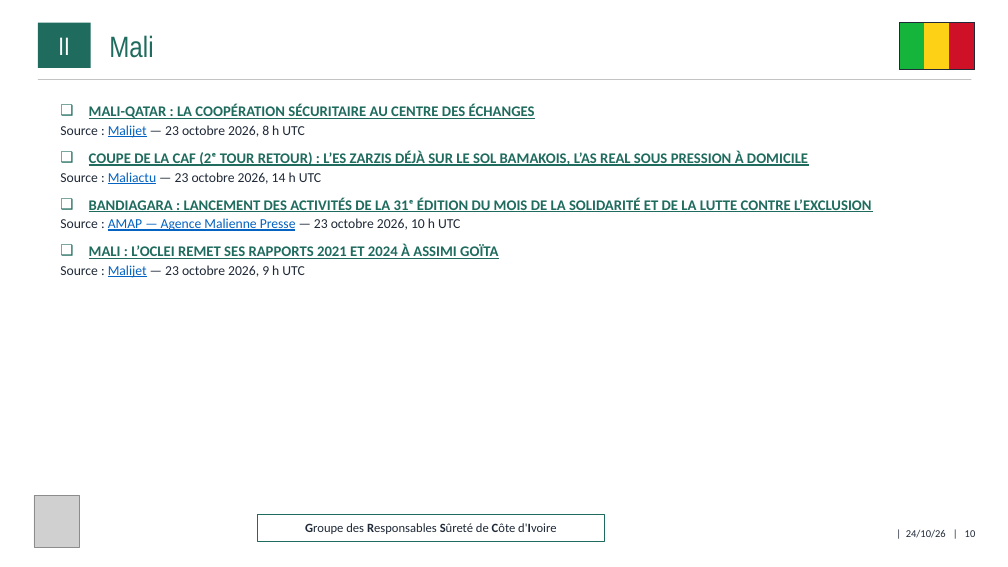
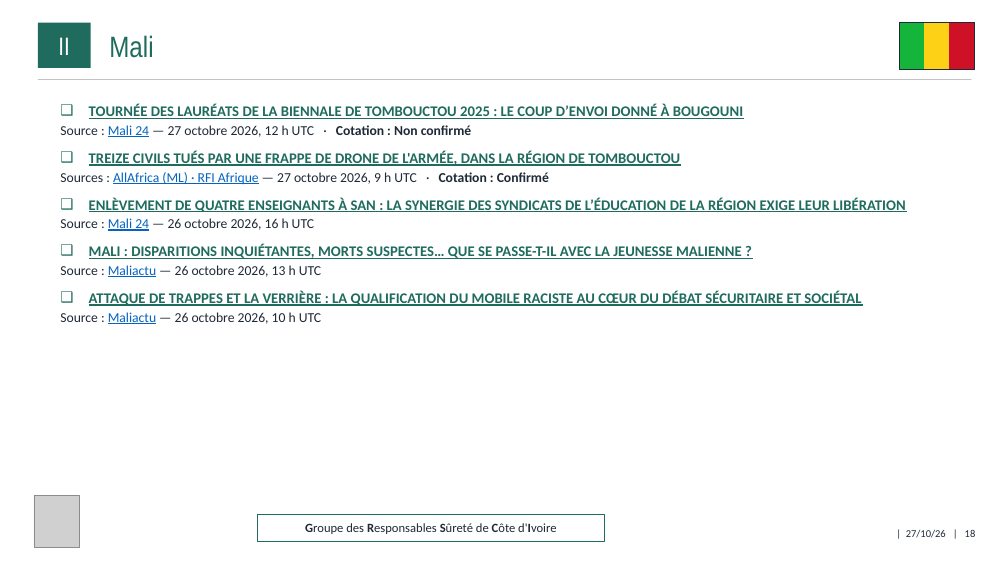
Before and after one commit to ytl1-ops/SentiqS, a slide deck: slide 18 of web/rapports/GRSCI/2026-10.pptx (slide 10 before the commit). Drawn at 1008x567 pixels with LibreOffice and Linux fonts; fonts in the diff are those of the drawing; grey boxes stand for pictures. Boxes give left, top, right and bottom in pixels: in the first picture for what was removed or moved away, otherwise in the second. Text is boxed around its words. In the diff, an @@ line names an element or a change of style, - is before the commit and + after.

```diff
--- a/web/rapports/GRSCI/2026-10.pptx
+++ b/web/rapports/GRSCI/2026-10.pptx
@@ text at [60, 104, 905, 324]: text changed @@
-❑ MALI-QATAR : LA COOPÉRATION SÉCURITAIRE AU CENTRE DES ÉCHANGES
-  ▪ Source : Malijet — 23 octobre 2026, 8 h UTC
-❑ COUPE DE LA CAF (2ᵉ TOUR RETOUR) : L’ES ZARZIS DÉJÀ SUR LE SOL BAMAKOIS, L’AS REAL SOUS PRESSION À DOMICILE
-  ▪ Source : Maliactu — 23 octobre 2026, 14 h UTC
-❑ BANDIAGARA : LANCEMENT DES ACTIVITÉS DE LA 31ᵉ ÉDITION DU MOIS DE LA SOLIDARITÉ ET DE LA LUTTE CONTRE L’EXCLUSION
-  ▪ Source : AMAP — Agence Malienne Presse — 23 octobre 2026, 10 h UTC
-❑ MALI : L’OCLEI REMET SES RAPPORTS 2021 ET 2024 À ASSIMI GOÏTA
-  ▪ Source : Malijet — 23 octobre 2026, 9 h UTC
+❑ TOURNÉE DES LAURÉATS DE LA BIENNALE DE TOMBOUCTOU 2025 : LE COUP D’ENVOI DONNÉ À BOUGOUNI
+  ▪ Source : Mali 24 — 27 octobre 2026, 12 h UTC · Cotation : Non confirmé
+❑ TREIZE CIVILS TUÉS PAR UNE FRAPPE DE DRONE DE L'ARMÉE, DANS LA RÉGION DE TOMBOUCTOU
+  ▪ Sources : AllAfrica (ML) · RFI Afrique — 27 octobre 2026, 9 h UTC · Cotation : Confirmé
+❑ ENLÈVEMENT DE QUATRE ENSEIGNANTS À SAN : LA SYNERGIE DES SYNDICATS DE L’ÉDUCATION DE LA RÉGION EXIGE LEUR LIBÉRATION
+  ▪ Source : Mali 24 — 26 octobre 2026, 16 h UTC
+❑ MALI : DISPARITIONS INQUIÉTANTES, MORTS SUSPECTES… QUE SE PASSE-T-IL AVEC LA JEUNESSE MALIENNE ?
+  ▪ Source : Maliactu — 26 octobre 2026, 13 h UTC
+❑ ATTAQUE DE TRAPPES ET LA VERRIÈRE : LA QUALIFICATION DU MOBILE RACISTE AU CŒUR DU DÉBAT SÉCURITAIRE ET SOCIÉTAL
+  ▪ Source : Maliactu — 26 octobre 2026, 10 h UTC
@@ text at [906, 530, 976, 538]: text changed @@
-| 24/10/26 | 10
+| 27/10/26 | 18
```
Also in this commit, not shown: 21 other slides changed, 16 slides added, 8 other files.
